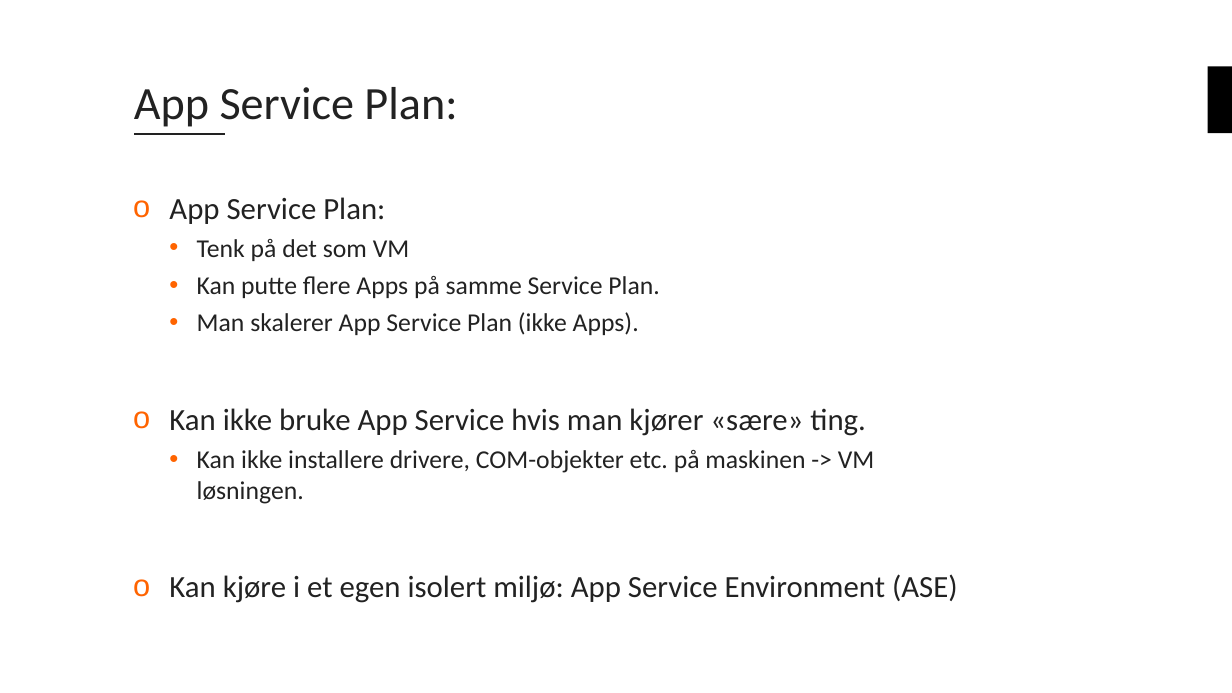
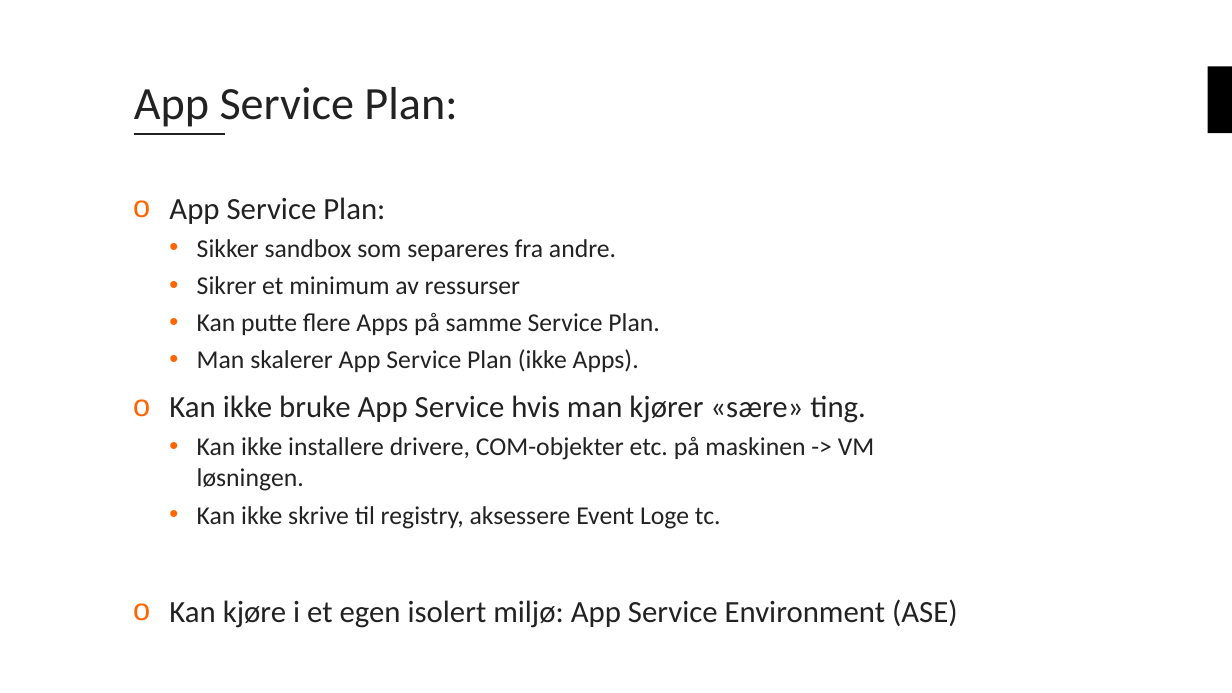
Before and after one commit to bouvet/azure-workshops, a slide deck: slide 19 of Workshop_1/Presentation/Azureskolen-Workshop#1.pptx (slide 18 before the commit). Drawn at 1232x693 pixels with LibreOffice and Linux fonts; fonts in the diff are those of the drawing; background and template pictures are left out. Boxes give left, top, right and bottom in pixels: in the first picture for what was removed or moved away, otherwise in the second. Text is boxed around its words. In the diff, an @@ line names an element or a change of style, - is before the commit and + after.

Commit message:
Updated presentation

```diff
--- a/Workshop_1/Presentation/Azureskolen-Workshop#1.pptx
+++ b/Workshop_1/Presentation/Azureskolen-Workshop#1.pptx
@@ text at [197, 239, 616, 294]: text changed @@
-  • Tenk på det som VM
+  • Sikker sandbox som separeres fra andre.
+  • Sikrer et minimum av ressurser
@@ text at [197, 506, 721, 529]: paragraph added @@
+  • Kan ikke skrive til registry, aksessere Event Loge tc.
```
Also in this commit, not shown: 3 other slides changed, 2 slides added, 1 slide removed.
